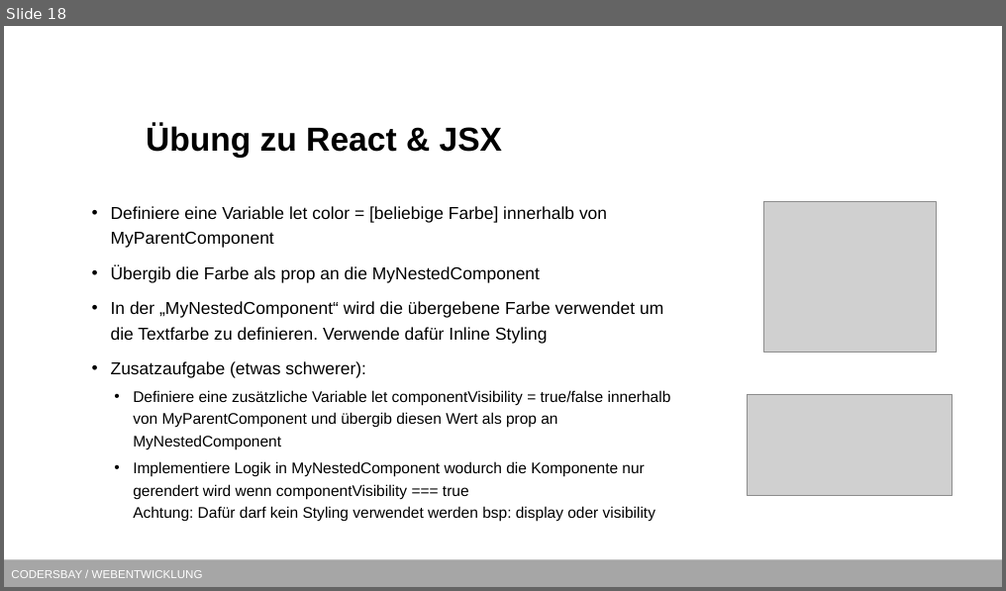
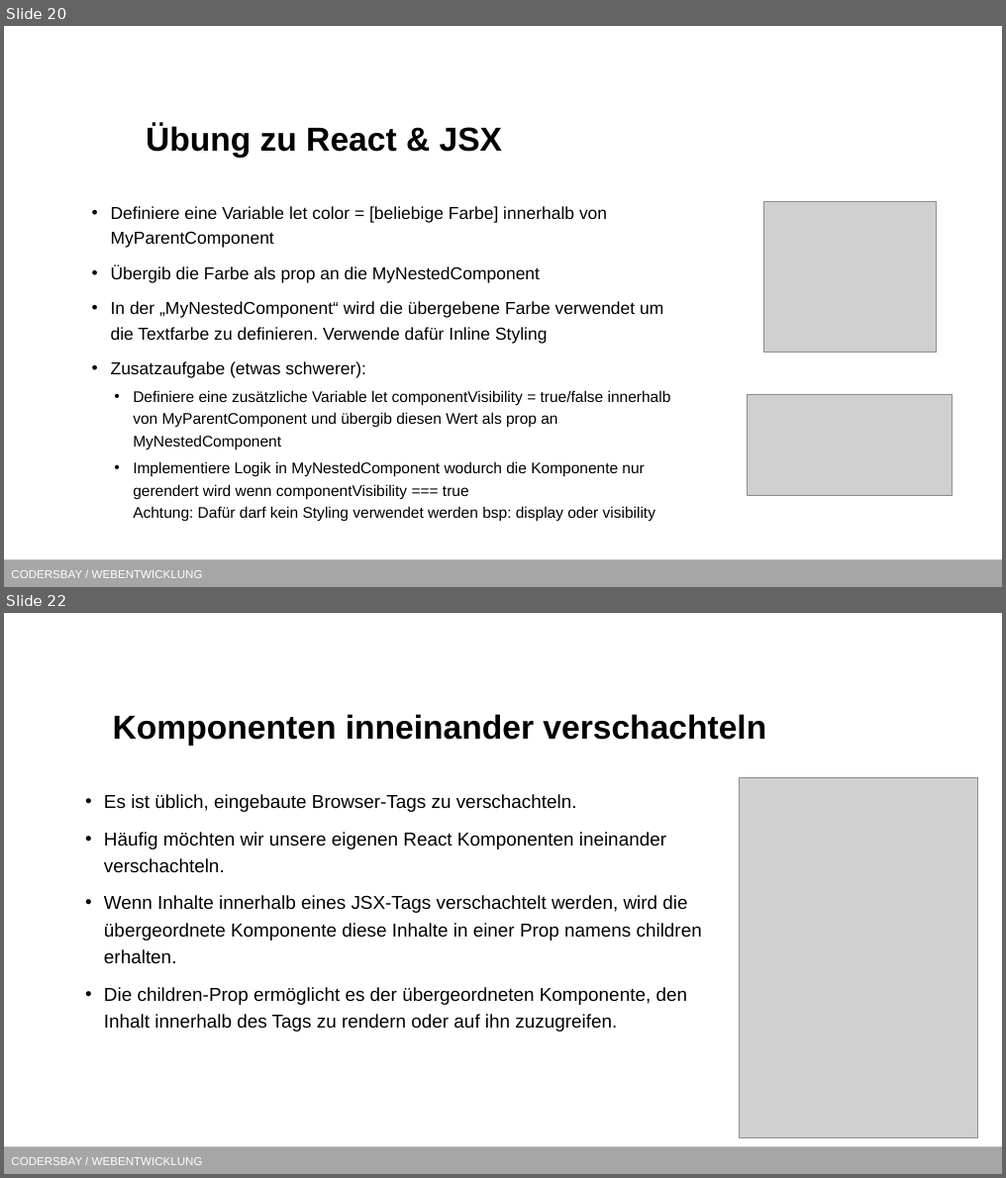
Before and after one commit to kodo89/Webentwicklung_23_24, a slide deck: 9. React/React.pptx. Shown one above the other, each under a label of ours: slide 18 before the commit, slides 20 and 22 after it; the slides between them are not shown. The pictures are 1006x591 and 1006x1178 pixels, drawn with LibreOffice and Linux fonts; fonts in the diff are those of the drawing; grey boxes stand for pictures; background and template pictures are left out. Boxes give left, top, right and bottom in pixels: in the first picture for what was removed or moved away, otherwise in the second. Text is boxed around its words. In the diff, an @@ line names an element or a change of style, - is before the commit and + after.

```diff
--- a/9. React/React.pptx
+++ b/9. React/React.pptx
@@ slide 22 added at (4,613,1002,1174), background #FFFFFF; not listed: 1 template element that a slide beside it also shows @@
@@ title added at (113,714,766,746), 32 pt, text #000000, bold @@
+Komponenten inneinander verschachteln
@@ picture added at (740,777,978,1138) @@
@@ text added at (104,794,702,1032), 18 pt, text #000000 @@
+• Es ist üblich, eingebaute Browser-Tags zu verschachteln.
+• Häufig möchten wir unsere eigenen React Komponenten ineinander verschachteln.
+• Wenn Inhalte innerhalb eines JSX-Tags verschachtelt werden, wird die übergeordnete Komponente diese Inhalte in einer Prop namens children erhalten.
+• Die children-Prop ermöglicht es der übergeordneten Komponente, den Inhalt innerhalb des Tags zu rendern oder auf ihn zuzugreifen.
@@ what was slide 18 is now slide 20 @@
```
Also in this commit, not shown: 1 slide changed, 18 other slides added.
